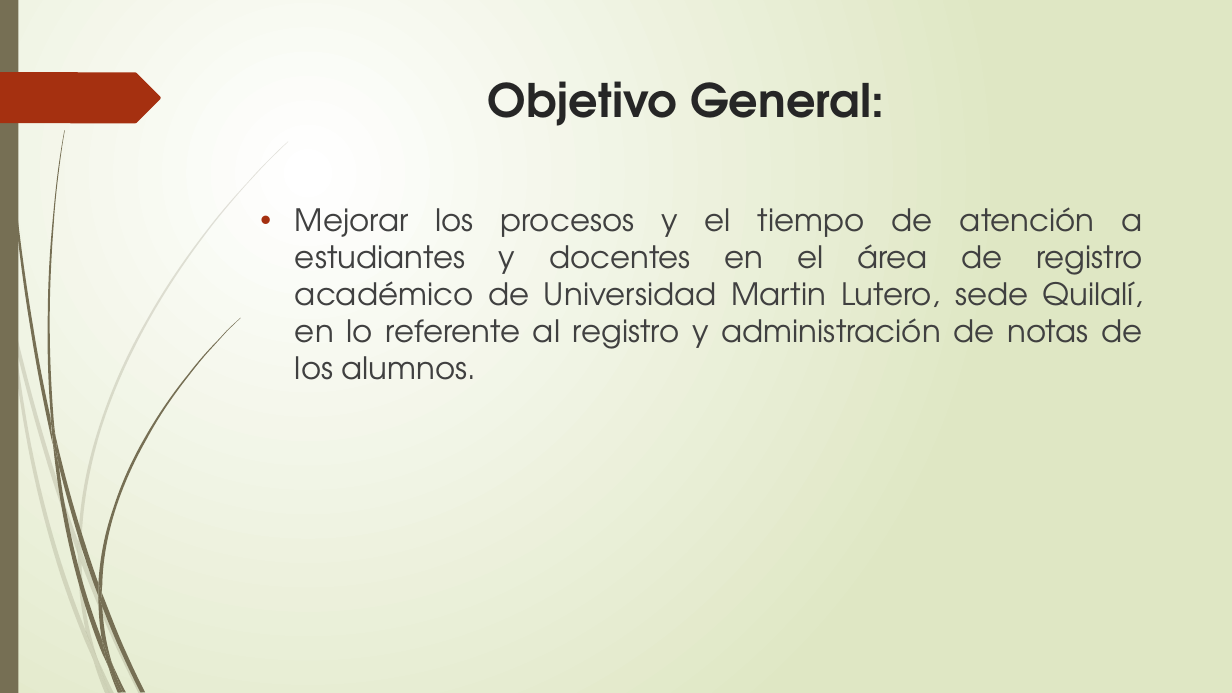
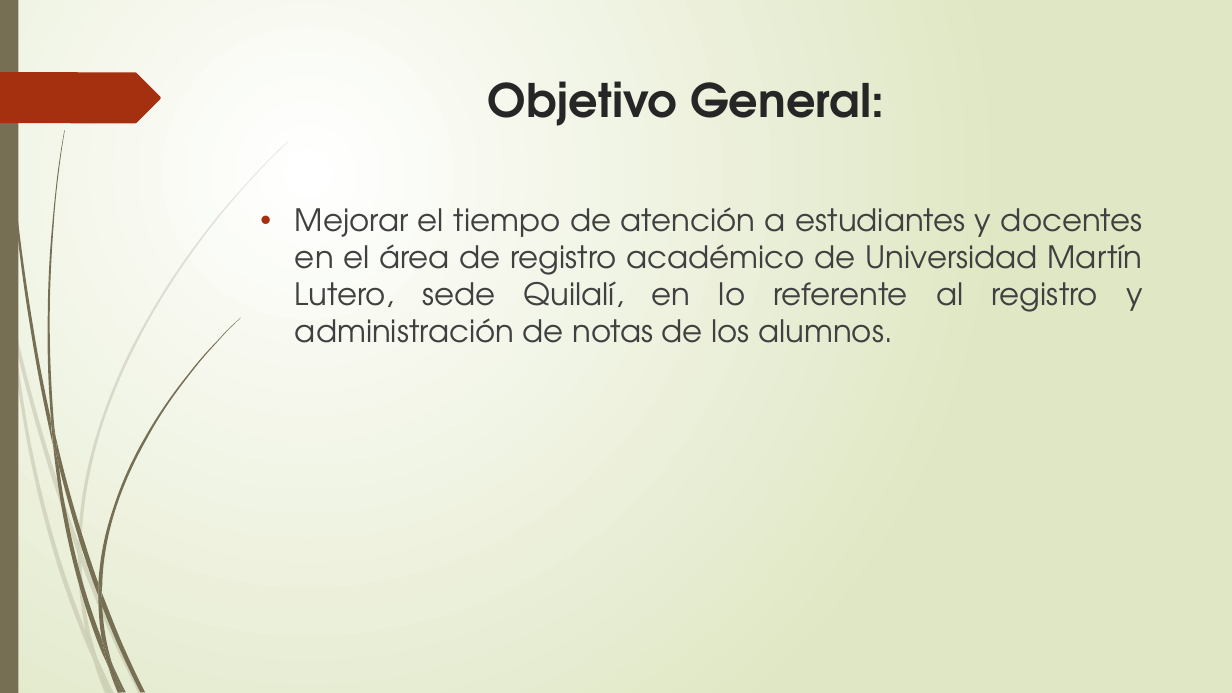
Before and after one commit to francha23/sistema-de-notas, a slide deck: slide 4 of Presentacion/El principio de la sabiduría es el temor.pptx. Drawn at 1232x693 pixels with LibreOffice and Linux fonts; fonts in the diff are those of the drawing. Boxes give left, top, right and bottom in pixels: in the first picture for what was removed or moved away, otherwise in the second. Text is boxed around its words. In the diff, an @@ line names an element or a change of style, - is before the commit and + after.

```diff
--- a/Presentacion/El principio de la sabiduría es el temor.pptx
+++ b/Presentacion/El principio de la sabiduría es el temor.pptx
@@ text at [295, 207, 1143, 343]: text changed @@
-• Mejorar los procesos y el tiempo de atención a estudiantes y docentes en el área de registro académico de Universidad Martin Lutero, sede Quilalí, en lo referente al registro y administración de notas de los alumnos.
+• Mejorar el tiempo de atención a estudiantes y docentes en el área de registro académico de Universidad Martín Lutero, sede Quilalí, en lo referente al registro y administración de notas de los alumnos.
```
Also in this commit, not shown: 6 other slides changed, 2 slides added.
